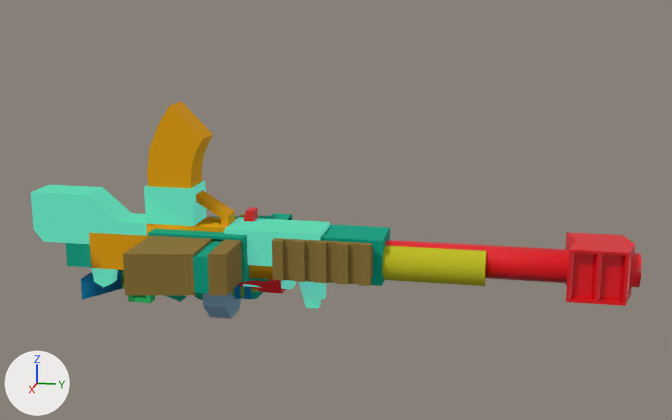
The Blender file Art Source/PRIMEOPS_2_Gear.blend: old version first, new version second.
The view is the same before and after, from a camera (50 mm lens) standing at (62.9, 24.9, 22.5) and looking at (0.5, 12.4, 6.9). The lights are fixed; the arrows at lower left show +X, +Y and +Z. The same objects are shown in both versions, whatever each file hides.

Before the edit, the objects in view are built like this:
```python
ob_demolisher = bpy.data.objects.new('demolisher', me_cylinder_003_cylinder_012)
ob_demolisher.location = (0.0, 1.56, 0.0)
ob_demolisher.rotation_euler = (1.571, 0.0, -1.571)  # degrees (90, 0, -90)
ob_shotgun = bpy.data.objects.new('shotgun', me_shotgun)
ob_shotgun.location = (0.0, 0.0, 0.92)
ob_shotgun.rotation_euler = (1.571, 0.0, -3.142)  # degrees (90, 0, -180)
ob_shotgun.scale = (0.608, 0.608, 0.608)
ob_sniper = bpy.data.objects.new('sniper', me_sniper)
ob_sniper.location = (0.0, 0.0, 0.0)
ob_sniper.rotation_euler = (1.571, -1.571, 0.0)  # degrees (90, -90, 0)
ob_uzigoldlongsilencer = bpy.data.objects.new('uziGoldLongSilencer', me_uzigoldlongsilencer)
ob_uzigoldlongsilencer.location = (0.23, 8.1, 8.3)
ob_uzigoldlongsilencer.rotation_euler = (-1.571, 0.0, 0.0)  # degrees (-90, 0, 0)
```
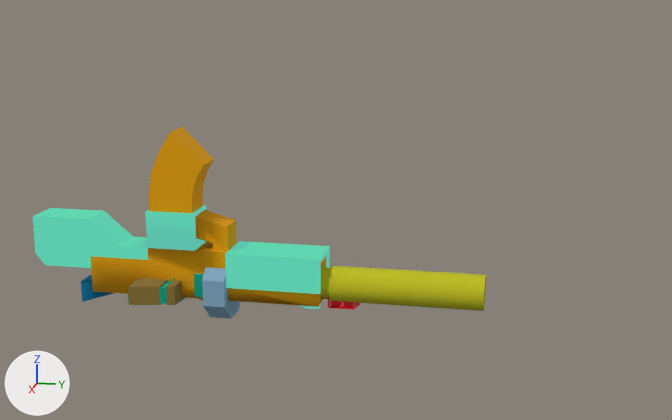
The change in detail:
me_uzigoldlongsilencer is used by ob_uzigoldlongsilencer; location (0.23, 8.1, 8.3); rotation (-1.571, 0.0, 0.0), in degrees (-90, 0, 0).
me_uzigoldlongsilencer had 414 vertices, 523 faces and spanned x -1.7..1.7, y -5.8..8.4, z -18.4..14.9.
me_uzigoldlongsilencer now has 356 vertices, 456 faces and spans x -1.7..1.7, y -5.8..6.6, z -18.4..14.9.
me_uzigoldlongsilencer part 1: the loose piece of 16 vertices spanning x -0.6..0.6, y 6.3..7.3, z -2.8..1.2 is deleted.
Part 2, on me_uzigoldlongsilencer:
45 vertices are removed from x -1.4..1.4, y 0.6..7.9, z -14.0..4.0.
151 faces are deleted.
8 vertices in x -1.4..1.4, y 8.4, z 2.4..3.3 move by (0.0, -1.8, 0.0).
9 vertices move from x -0.7..0.7, y 1.2..2.8, z -5.8..-3.4 to x -1.0..1.0, y 1.0..2.8, z -5.8..-3.4.
3 vertices are added at (-1.0, 0.4, -5.8), (1.0, 0.4, -5.8), (-1.0, 1.9, -5.8).
27 new faces join them, mat_gray8_002 (green #008d33).
15 new faces join them, mat_gold_002 (yellow #e8a300).
61 new faces join them, mat_gray4_001 (yellow #c0bf1f).
Object 'sniper' (ob_sniper) moves from (0.0, 0.0, 0.0) to (0.0, -1.8, -1.06).
Object 'sniper' (ob_sniper) is rescaled from (1.0, 1.0, 1.0) to (0.484, 0.484, 0.484).
Object 'uziGoldLongSilencer' (ob_uzigoldlongsilencer) moves from (0.23, 8.1, 8.3) to (0.23, 8.1, 6.47).
Object 'shotgun' (ob_shotgun) moves from (0.0, 0.0, 0.92) to (0.0, 0.0, 0.74).

Changed parts and their boxes [x1, y1, x2, y2] in the pictures (672 x 420 px; the box of a moved part takes in the faces that stretch with it):
'uziGoldLongSilencer', reshaped, moved (11% shorter)
    before: [31, 101, 486, 308]
    after: [32, 127, 486, 311]
'sniper', moved, rescaled
    before: [66, 207, 641, 306]
    after: [128, 278, 360, 310]
'shotgun', moved
    before: [81, 270, 258, 303]
    after: [81, 275, 129, 302]
part 1 of me_uzigoldlongsilencer, deleted
    before: [243, 280, 296, 289]
part 2 of me_uzigoldlongsilencer, moved or reshaped
    before: [31, 182, 486, 308]
    after: [32, 206, 486, 309]
